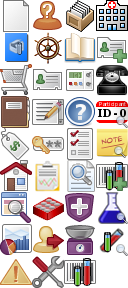
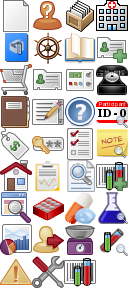
Before/after of a (128, 288) layered artwork. What changed in the layer stack:
painted on "Security_32x32.png" over [65, 192, 96, 224]
